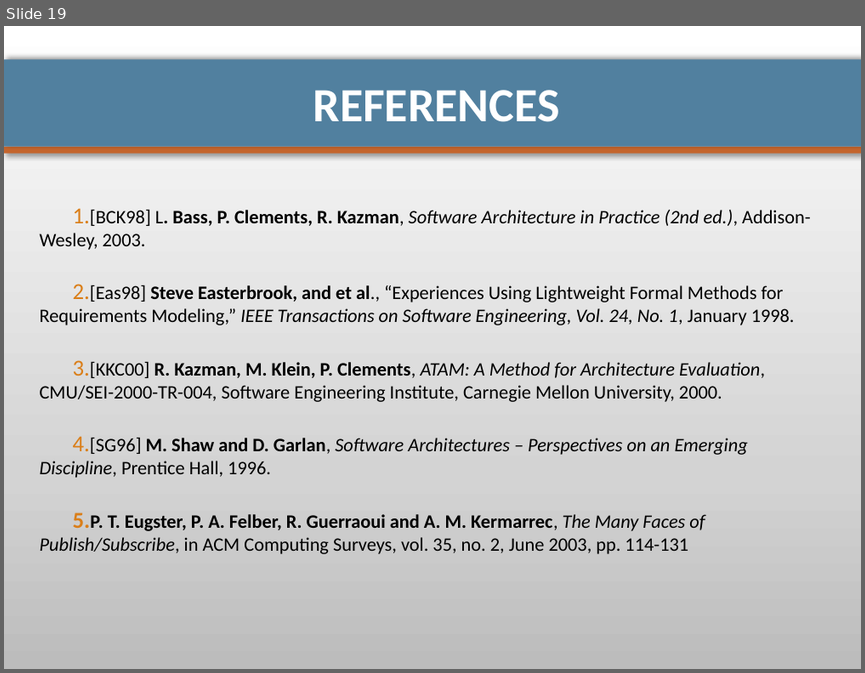
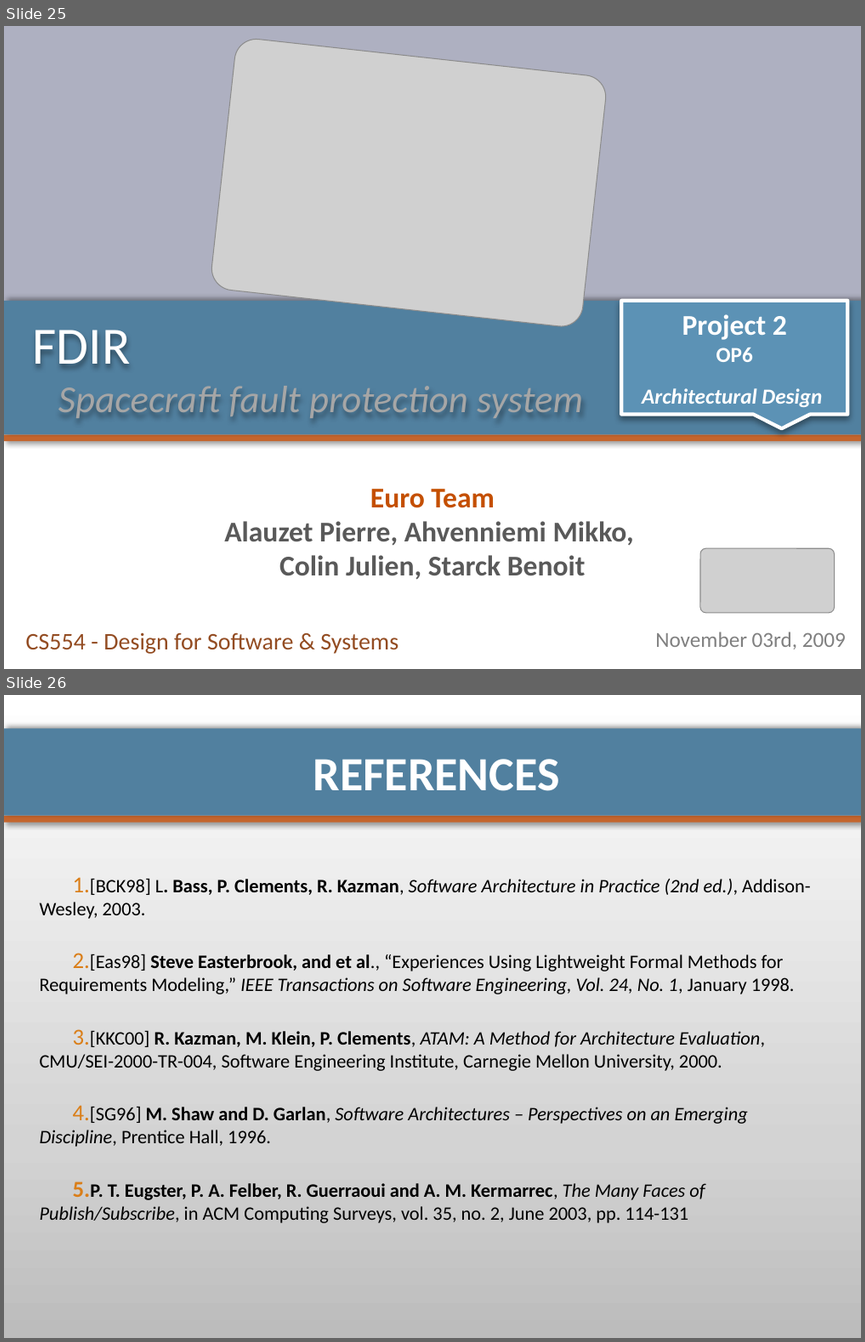
Before and after one commit to pierrealauzet/euroteam, a slide deck: Project 2/Part3/CS554_EuroTeam_Project2_OP6.pptx. Shown one above the other, each under a label of ours: slide 19 before the commit, slides 25 and 26 after it. The pictures are 865x673 and 865x1342 pixels, drawn with LibreOffice and Linux fonts; fonts in the diff are those of the drawing; grey boxes stand for pictures. Boxes give left, top, right and bottom in pixels: in the first picture for what was removed or moved away, otherwise in the second. Text is boxed around its words. In the diff, an @@ line names an element or a change of style, - is before the commit and + after.

```diff
--- a/Project 2/Part3/CS554_EuroTeam_Project2_OP6.pptx
+++ b/Project 2/Part3/CS554_EuroTeam_Project2_OP6.pptx
@@ slide 25 added at (x1=4, y1=26, x2=861, y2=669), background #FFFFFF @@
@@ rectangle added at (x1=4, y1=26, x2=861, y2=328), fill #AEB0C1 @@
@@ picture added at (x1=210, y1=37, x2=608, y2=329) @@
@@ rectangle added at (x1=4, y1=301, x2=861, y2=434), fill #5181A0 @@
@@ speech box added at (x1=621, y1=301, x2=847, y2=414), fill #5C92B5, outline #FFFFFF 3 pt, 18 pt, text #FFFFFF, bold, italic @@
+Project 2
+OP6
+Architectural Design
@@ title added at (x1=33, y1=329, x2=583, y2=418), 32 pt, text #A6A6A6, italic @@
+FDIR
+Spacecraft fault protection system
@@ rectangle added at (x1=4, y1=435, x2=861, y2=442), fill #C4652D @@
@@ subtitle added at (x1=224, y1=488, x2=634, y2=579), 24 pt, text #595959, bold @@
+Euro Team
+Alauzet Pierre, Ahvenniemi Mikko,
+Colin Julien, Starck Benoit
@@ picture added at (x1=701, y1=548, x2=834, y2=612) @@
@@ text added at (x1=26, y1=632, x2=398, y2=653), 20 pt, text #934C22 @@
+CS554 - Design for Software & Systems
@@ text added at (x1=655, y1=631, x2=846, y2=649), 18 pt, text #808080 @@
+November 03rd, 2009
@@ what was slide 19 is now slide 26 @@
```
Also in this commit, not shown: 15 slides changed, 8 other slides added, 2 slides removed, 1 other file.
